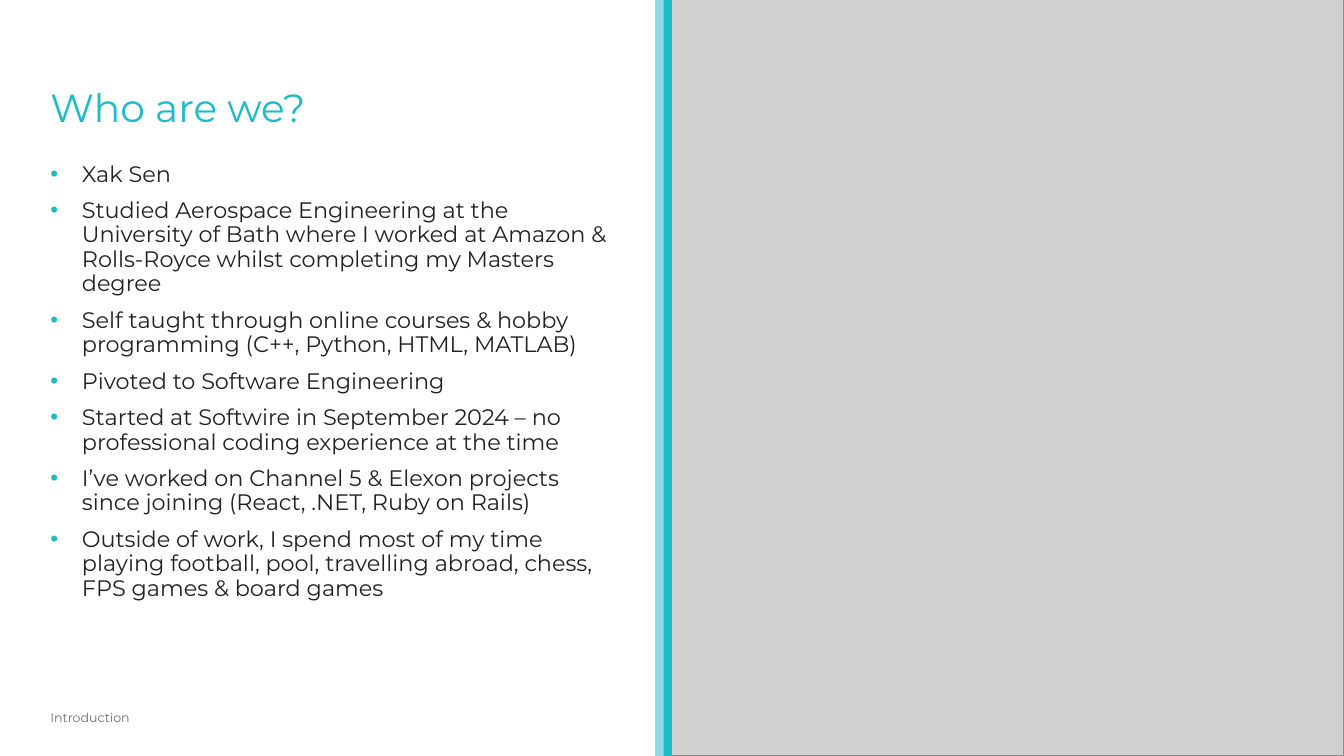
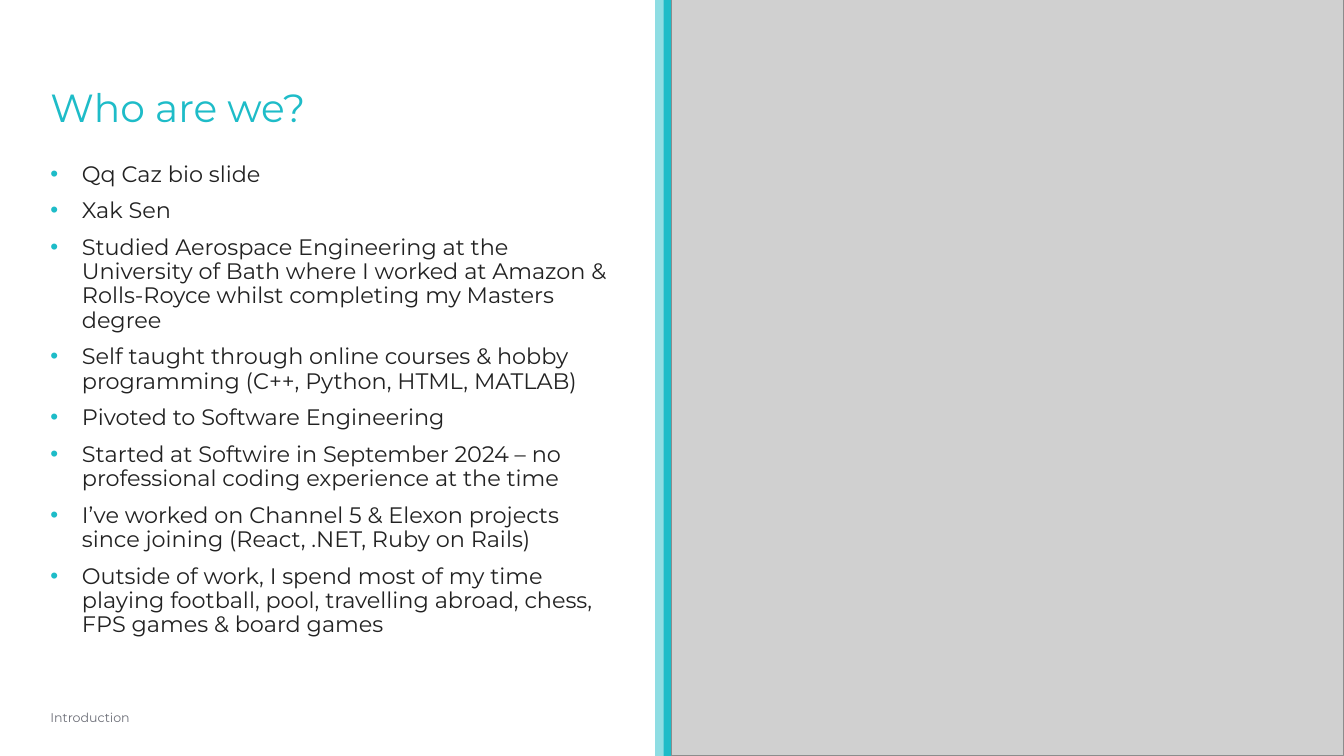
Before and after one commit to caz-yang/softwire-work-experience-oct-2025, a slide deck: slide 4 of course-assets/presentations/intro.pptx. Drawn at 1344x756 pixels with LibreOffice and Linux fonts; fonts in the diff are those of the drawing; grey boxes stand for pictures; background and template pictures are left out. Boxes give left, top, right and bottom in pixels: in the first picture for what was removed or moved away, otherwise in the second. Text is boxed around its words. In the diff, an @@ line names an element or a change of style, - is before the commit and + after.

```diff
--- a/course-assets/presentations/intro.pptx
+++ b/course-assets/presentations/intro.pptx
@@ text at (82, 165, 261, 187): paragraph added @@
+• Qq Caz bio slide
```
Also in this commit, not shown: 8 other slides changed.
